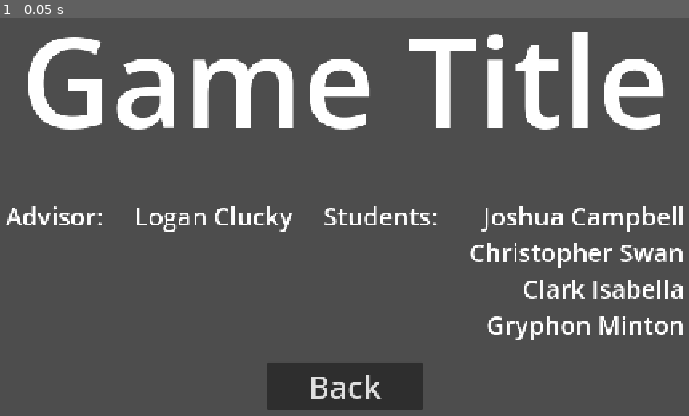
Above: before the commit, frame 1.
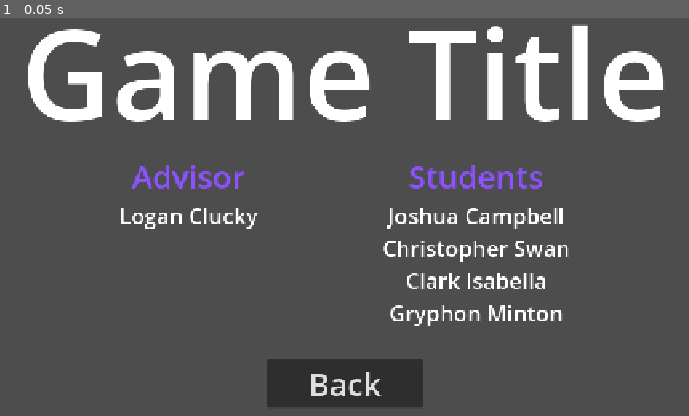
Above: after the commit, the same moment.

Repository: clay-computer-science/2025-game
Game: Godot game, scene res://scenes/main_menu/main_menu.tscn
Same seed, same stepped clock (60 frames per second), same inputs: the game is played once before the commit and once after it.
Inputs:
- Up to frame 1 (0.05 s): no input

The runs differ from the first frame. In frame 1, 11% of the frame differs, in the area x 0-100%, y 1-99%.

Commit message:
main menu work in progress 3/20/36 part 2

Diff:
--- a/card-game/project.godot
+++ b/card-game/project.godot
@@ -16,7 +16,7 @@
 
 config/name="Card Game"
 run/main_scene="uid://che65y2k6fh8a"
-config/features=PackedStringArray("4.4", "GL Compatibility")
+config/features=PackedStringArray("4.6", "GL Compatibility")
 config/icon="res://icon.svg"
 
 [debug]
--- a/card-game/scenes/main_menu/main_menu.tscn
+++ b/card-game/scenes/main_menu/main_menu.tscn
@@ -1,101 +1,105 @@
 [gd_scene format=3 uid="uid://che65y2k6fh8a"]
 
-[node name="MainMenu" type="Node2D"]
+[node name="MainMenu" type="Node2D" unique_id=1419685868]
 
-[node name="Title" type="Label" parent="."]
+[node name="Title" type="Label" parent="." unique_id=606203494]
 offset_right = 1280.0
-offset_bottom = 300.0
+offset_bottom = 275.0
 theme_override_font_sizes/font_size = 200
 text = "Game Title"
 horizontal_alignment = 1
 vertical_alignment = 1
 
-[node name="CenterContainer" type="CenterContainer" parent="."]
-offset_top = 300.0
+[node name="CenterContainer" type="CenterContainer" parent="." unique_id=1676783422]
+offset_top = 264.0
 offset_right = 1280.0
-offset_bottom = 720.0
+offset_bottom = 726.0
 
-[node name="MainButtons" type="VBoxContainer" parent="CenterContainer"]
+[node name="MainButtons" type="VBoxContainer" parent="CenterContainer" unique_id=38685839]
 visible = false
 layout_mode = 2
 theme_override_constants/separation = 16
 
-[node name="play" type="Button" parent="CenterContainer/MainButtons"]
+[node name="play" type="Button" parent="CenterContainer/MainButtons" unique_id=2132215993]
 layout_mode = 2
 theme_override_font_sizes/font_size = 50
 text = "Play"
 
-[node name="settings" type="Button" parent="CenterContainer/MainButtons"]
+[node name="settings" type="Button" parent="CenterContainer/MainButtons" unique_id=1902821393]
 layout_mode = 2
 theme_override_font_sizes/font_size = 50
 text = "Settings"
 
-[node name="credits" type="Button" parent="CenterContainer/MainButtons"]
+[node name="credits" type="Button" parent="CenterContainer/MainButtons" unique_id=741571008]
 layout_mode = 2
 theme_override_font_sizes/font_size = 50
 text = "Credits"
 
-[node name="quit" type="Button" parent="CenterContainer/MainButtons"]
+[node name="quit" type="Button" parent="CenterContainer/MainButtons" unique_id=948350938]
 layout_mode = 2
 theme_override_font_sizes/font_size = 50
 text = "Quit"
 
-[node name="SettingsMenu" type="VBoxContainer" parent="CenterContainer"]
+[node name="SettingsMenu" type="VBoxContainer" parent="CenterContainer" unique_id=1811884018]
 visible = false
 layout_mode = 2
 theme_override_constants/separation = 16
 
-[node name="CreditsMenu" type="VBoxContainer" parent="CenterContainer"]
+[node name="CreditsMenu" type="VBoxContainer" parent="CenterContainer" unique_id=953956314]
+custom_minimum_size = Vector2(1000, 450)
 layout_mode = 2
-theme_override_constants/separation = 16
+theme_override_constants/separation = 25
 
-[node name="BoxContainer" type="BoxContainer" parent="CenterContainer/CreditsMenu"]
+[node name="HBoxContainer" type="HBoxContainer" parent="CenterContainer/CreditsMenu" unique_id=325197687]
 layout_direction = 2
 layout_mode = 2
-theme_override_constants/separation = 50
+theme_override_constants/separation = 200
+alignment = 1
 
-[node name="Label" type="Label" parent="CenterContainer/CreditsMenu/BoxContainer"]
+[node name="VBoxContainer" type="VBoxContainer" parent="CenterContainer/CreditsMenu/HBoxContainer" unique_id=1179115945]
+layout_mode = 2
+
+[node name="subtitle1" type="Label" parent="CenterContainer/CreditsMenu/HBoxContainer/VBoxContainer" unique_id=985817841]
 custom_minimum_size = Vector2(120, 0)
 layout_mode = 2
-theme_override_font_sizes/font_size = 40
-text = "Advisor:
+theme_override_colors/font_color = Color(0.55195206, 0.31785086, 1, 1)
+theme_override_font_sizes/font_size = 50
+text = "Advisor"
+horizontal_alignment = 1
 
-
-"
-
-[node name="Label2" type="Label" parent="CenterContainer/CreditsMenu/BoxContainer"]
+[node name="text1" type="Label" parent="CenterContainer/CreditsMenu/HBoxContainer/VBoxContainer" unique_id=1114056379]
 custom_minimum_size = Vector2(120, 0)
 layout_mode = 2
-theme_override_font_sizes/font_size = 40
-text = "Logan Clucky
+theme_override_font_sizes/font_size = 35
+text = "Logan Clucky"
+horizontal_alignment = 1
 
+[node name="VBoxContainer2" type="VBoxContainer" parent="CenterContainer/CreditsMenu/HBoxContainer" unique_id=501887306]
+layout_mode = 2
+alignment = 2
 
-"
-horizontal_alignment = 2
-
-[node name="Label3" type="Label" parent="CenterContainer/CreditsMenu/BoxContainer"]
+[node name="subtitle2" type="Label" parent="CenterContainer/CreditsMenu/HBoxContainer/VBoxContainer2" unique_id=1799763926]
 custom_minimum_size = Vector2(120, 0)
 layout_mode = 2
-theme_override_font_sizes/font_size = 40
-text = "Students:
+theme_override_colors/font_color = Color(0.55195206, 0.31785086, 1, 1)
+theme_override_font_sizes/font_size = 50
+text = "Students"
+horizontal_alignment = 1
 
-
-"
-
-[node name="Label4" type="Label" parent="CenterContainer/CreditsMenu/BoxContainer"]
+[node name="text2" type="Label" parent="CenterContainer/CreditsMenu/HBoxContainer/VBoxContainer2" unique_id=1051101986]
 custom_minimum_size = Vector2(120, 0)
 layout_mode = 2
-theme_override_font_sizes/font_size = 40
+theme_override_font_sizes/font_size = 35
 text = "Joshua Campbell
 Christopher Swan
 Clark Isabella
 Gryphon Minton"
-horizontal_alignment = 2
+horizontal_alignment = 1
 
-[node name="Labels" type="BoxContainer" parent="CenterContainer/CreditsMenu"]
+[node name="Labels" type="BoxContainer" parent="CenterContainer/CreditsMenu" unique_id=614601050]
 layout_mode = 2
 
-[node name="play" type="Button" parent="CenterContainer/CreditsMenu"]
+[node name="play" type="Button" parent="CenterContainer/CreditsMenu" unique_id=2132025451]
 custom_minimum_size = Vector2(250, 0)
 layout_mode = 2
 size_flags_horizontal = 4
